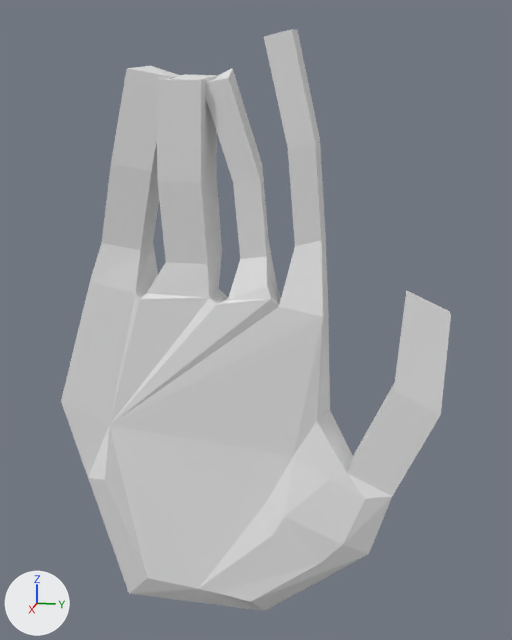
The Blender file character/models/hand.blend, before and after one commit.
Before and after are seen from a 50 mm lens placed at (0.67, 0.196, 0.354), pointed at (-0.005, 0.061, 0.186). The axes (+X, +Y, +Z) are drawn at lower left. The lights are the same throughout.
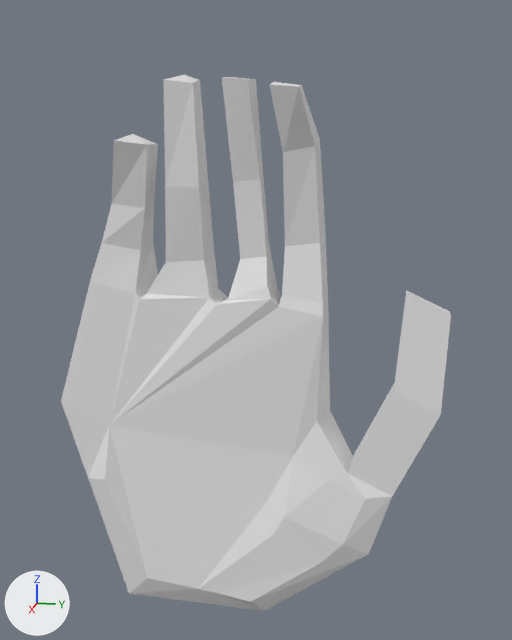
Boxes (x1, y1, x2, y2) around the edits, measured in the pictures (512 x 640 px; the box of a moved part takes in the faces that stretch with it):
'Cube', reshaped (8% shorter)
    before: (61, 29, 451, 611)
    after: (61, 75, 451, 611)
part 1 of me_hand, moved or reshaped
    before: (102, 29, 328, 316)
    after: (102, 75, 328, 316)

The edits, one by one:
me_hand is used by ob_cube; location (0.0, 0.0, 0.0); scale (0.035, 0.125, 0.125).
me_hand had 113 vertices, 91 faces and spanned x -0.97..0.99, y -1.12..1.99, z -1.0..3.66.
me_hand now has 113 vertices, 91 faces and spans x -0.97..1.04, y -1.12..1.99, z -1.0..3.36.
me_hand part 1: 30 of 113 vertices moved; they spanned x -0.92..0.72, y -0.59..1.0, z 1.94..3.66 and now span x -0.94..1.04, y -0.63..0.99, z 1.97..3.32; mean shift (0.27, 0.0, -0.17); largest move (-0.65, 0.77, 3.66) -> (0.49, 0.85, 3.25).
